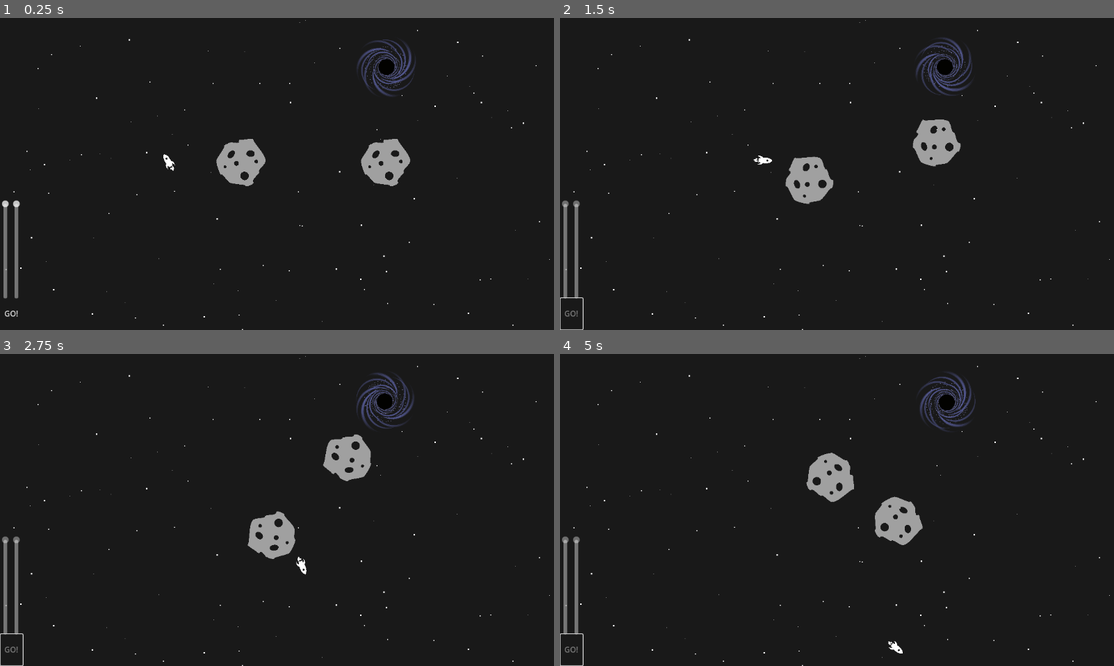
Above: before the commit, frames 1-4 (two rows, left to right).
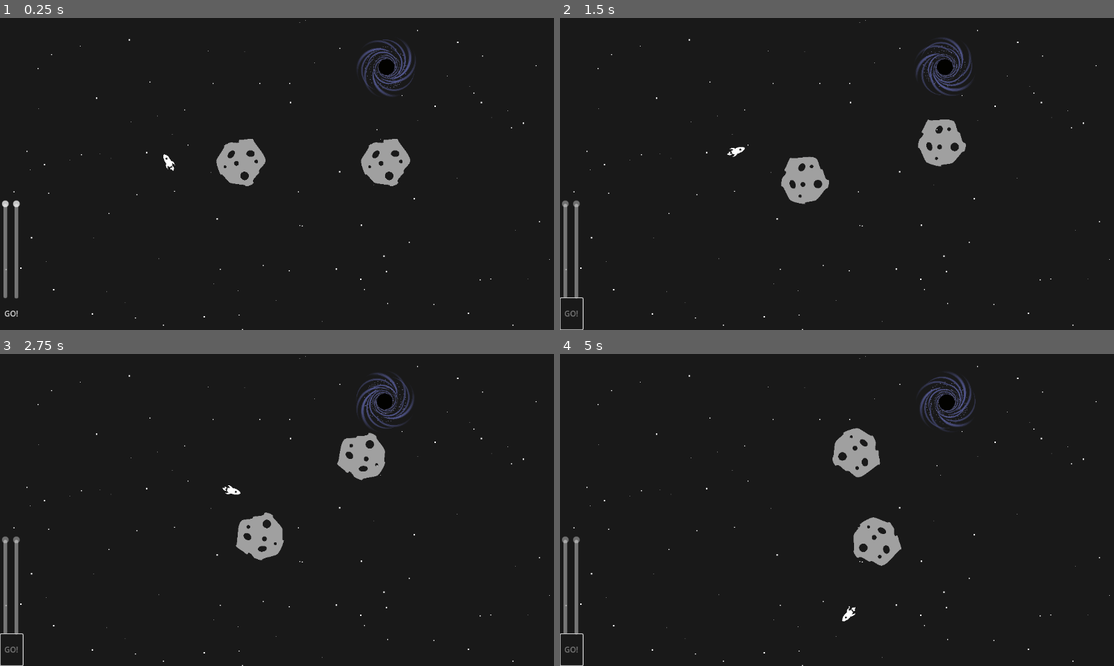
Above: after the commit, the same moments.

Repository: SuvegesMarton/aimtheship
Game: Godot game, scene res://scenes/level_manager.tscn
Two runs of this game, one before a commit and one after it. Both use one fixed random seed, a clock stepped at 60 frames per second and the inputs below.
Inputs:
- Up to frame 1 (0.25 s): no input
- Up to frame 2 (1.5 s): click "GO!" at 0.5 s
- Up to frame 3 (2.75 s): no input
- Up to frame 4 (5 s): no input

The runs differ from the first frame. In frame 1, less than 0.1% of the frame differs, in the area x 0-2%, y 89-90%; in frame 2, 1.1%; in frame 3, 1.7%; in frame 4, 3.2%, in the area x 0-66%, y 23-96%.

Commit message:
fixed bug: accumulating forces when movement is still disabled

Diff:
--- a/scenes/level_start_ui.tscn
+++ b/scenes/level_start_ui.tscn
@@ -8,7 +8,6 @@
 script = ExtResource("1_sjegc")
 
 [node name="speed" parent="." instance=ExtResource("1_mhc3f")]
-max_value = 30.0
 value = 30.0
 
 [node name="direction" parent="." instance=ExtResource("1_mhc3f")]
--- a/scripts/gravity.gd
+++ b/scripts/gravity.gd
@@ -4,6 +4,7 @@
 var forces = Vector2.ZERO
 var weight = 1
 
+var movement_enabled = false
 # Called when the node enters the scene tree for the first time.
 func _ready() -> void:
 	pass # Replace with function body.
--- a/scripts/meteorite.gd
+++ b/scripts/meteorite.gd
@@ -3,7 +3,6 @@
 var rot_magn = randf_range(6,12)/10
 var rot_dir = randi_range(0,1)*2-1 #1/-1 for clockwise/counterclockwise rotation
 
-var movement_enabled = false
 # Called when the node enters the scene tree for the first time.
 func _ready() -> void:
 	pass
@@ -11,7 +10,9 @@
 
 # Called every frame. 'delta' is the elapsed time since the previous frame.
 func _process(delta: float) -> void:
-	if !movement_enabled: return
+	if !movement_enabled:
+		forces = Vector2.ZERO
+		return
 	position.x += velocity.x * delta
 	position.y += velocity.y * delta
 	update_velocity(delta)
--- a/scripts/objectManager.gd
+++ b/scripts/objectManager.gd
@@ -54,6 +54,7 @@
 
 #calculate gravity on all physics-affected objects
 func calculateGravityEffects(delta: float) -> void:
+
 	var arr_size = physicsElements.size()
 	for i in range(arr_size):
 		for j in range(i+1, arr_size):
--- a/scripts/rocket.gd
+++ b/scripts/rocket.gd
@@ -1,6 +1,4 @@
 extends "res://scripts/gravity.gd"
-
-var movement_enabled = false
 
 # Called when the node enters the scene tree for the first time.
 func _ready() -> void:
@@ -9,7 +7,9 @@
 # Called every frame. 'delta' is the elapsed time since the previous frame.
 func _process(delta: float) -> void:
 	rotation = velocity.angle()
-	if !movement_enabled: return
+	if !movement_enabled:
+		forces = Vector2.ZERO
+		return
 	position.x += velocity[0]*delta
 	position.y += velocity[1]*delta
 	update_velocity(delta)
